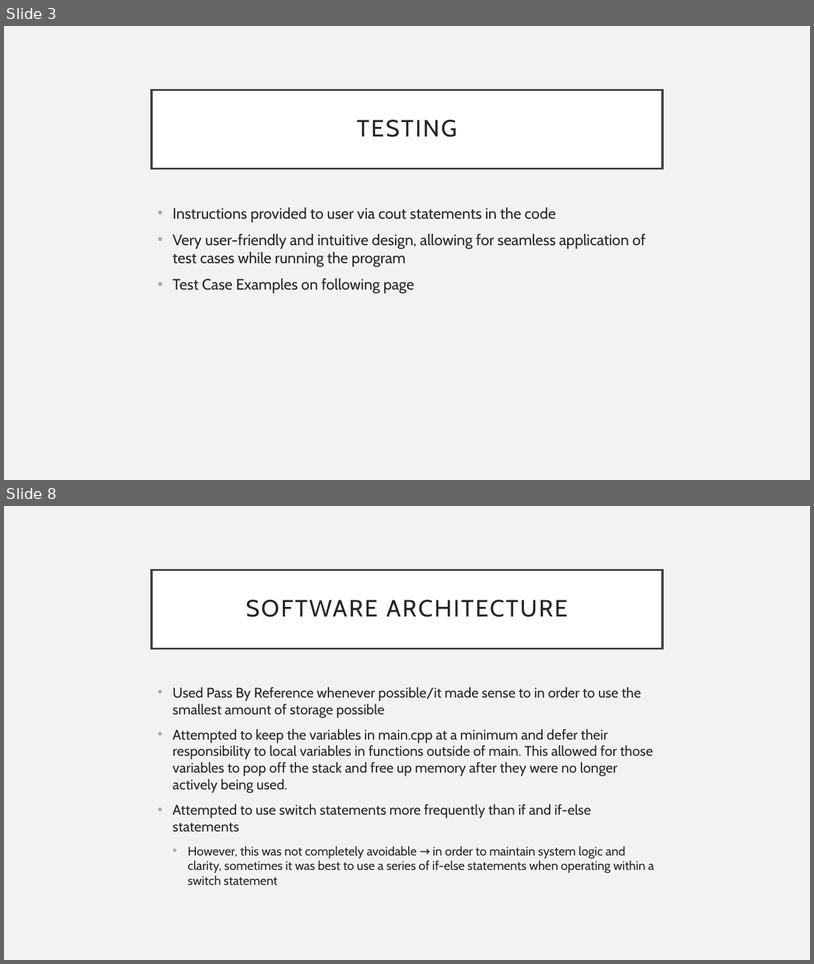
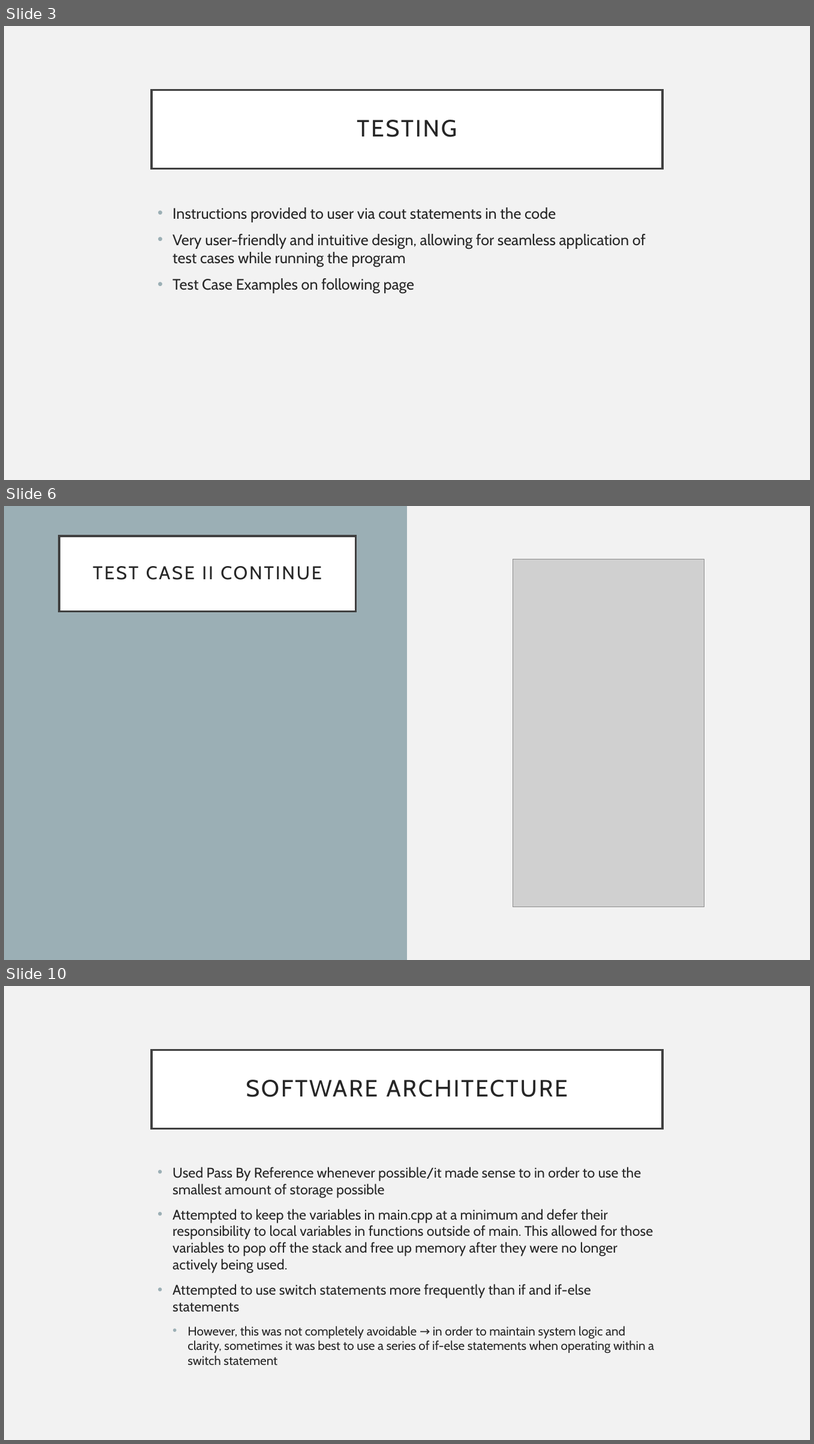
Before and after one commit to kylawilson/EC327FinalProject, a slide deck: doc/ProjectArchitecture.pptx. Shown one above the other, each under a label of ours: slides 3 and 8 before the commit, slides 3, 6 and 10 after it; the slides between them are not shown. The pictures are 814x964 and 814x1444 pixels, drawn with LibreOffice and Linux fonts; fonts in the diff are those of the drawing; grey boxes stand for pictures. Boxes give left, top, right and bottom in pixels: in the first picture for what was removed or moved away, otherwise in the second. Text is boxed around its words. In the diff, an @@ line names an element or a change of style, - is before the commit and + after.

```diff
--- a/doc/ProjectArchitecture.pptx
+++ b/doc/ProjectArchitecture.pptx
@@ slide 6 added at [4, 506, 810, 960], background #F2F2F2 @@
@@ rectangle added at [4, 506, 408, 960], fill #9BAFB5 @@
@@ title added at [59, 535, 356, 611], fill #FFFFFF, outline #404040 2.5 pt, 22 pt, text #262626 @@
+TEST CASE II CONTINUE
@@ picture added at [513, 559, 705, 906] @@
@@ what was slide 8 is now slide 10 @@
```
Also in this commit, not shown: 3 slides changed, 2 other slides added, 1 slide removed.
